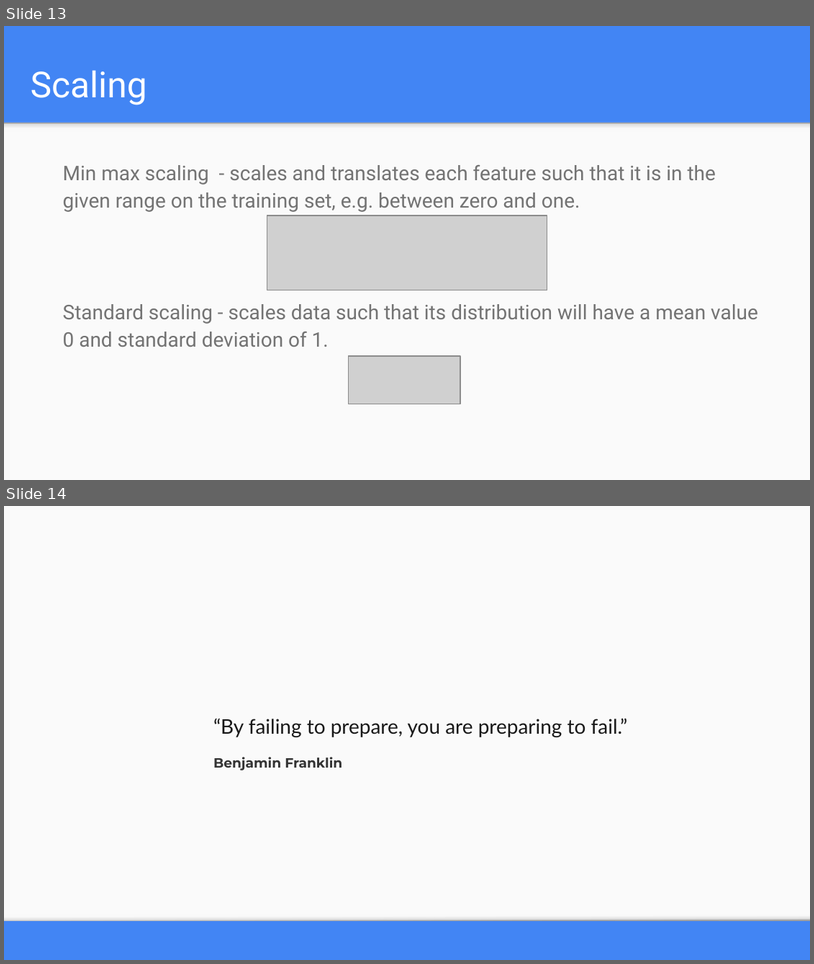
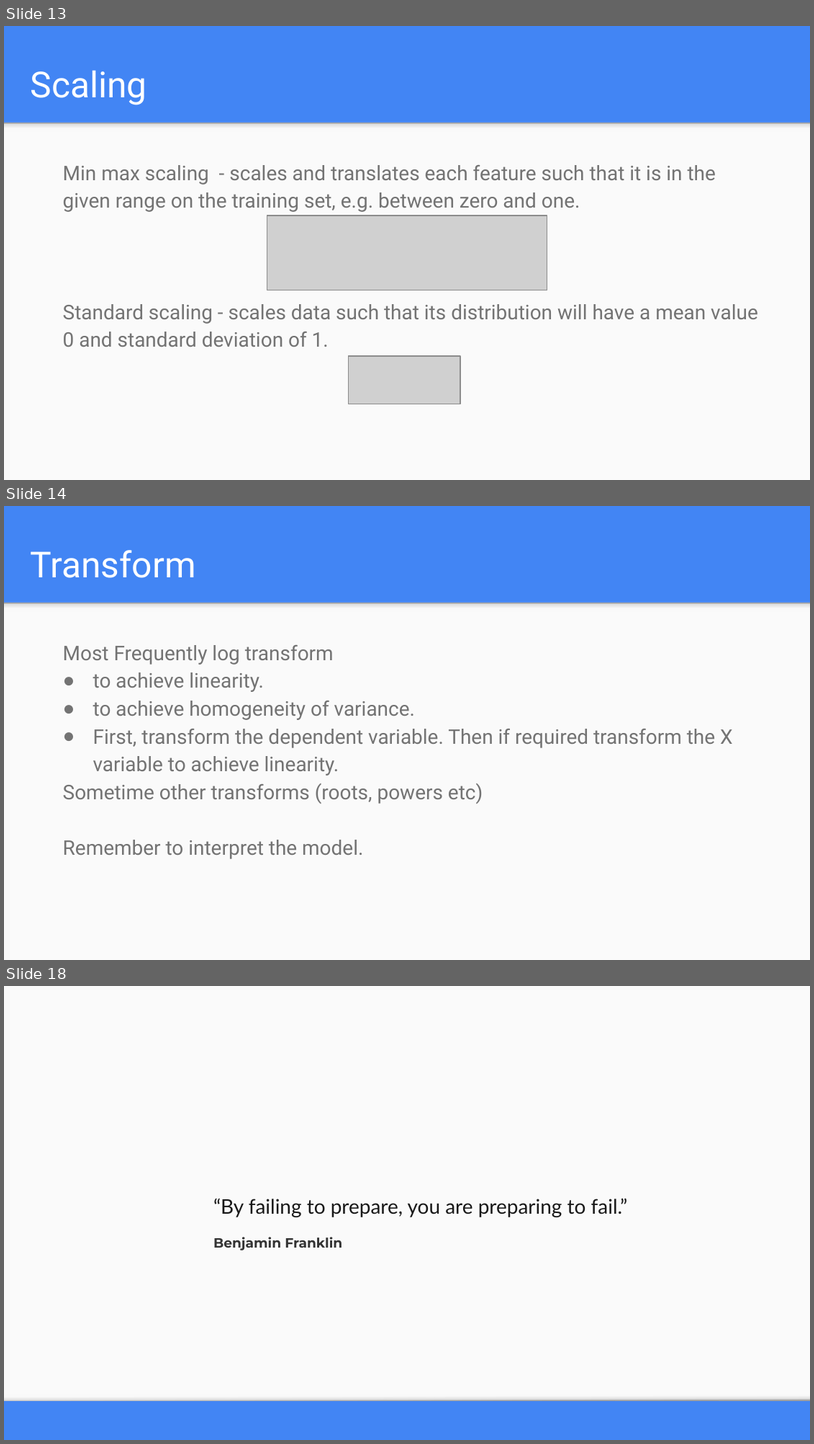
Before and after one commit to yantraguru/ml_course_2019, a slide deck: week 03/Week 03_Preprocessing.pptx. Shown one above the other, each under a label of ours: slides 13 and 14 before the commit, slides 13, 14 and 18 after it; the slides between them are not shown. The pictures are 814x964 and 814x1444 pixels, drawn with LibreOffice and Linux fonts; fonts in the diff are those of the drawing; grey boxes stand for pictures. Boxes give left, top, right and bottom in pixels: in the first picture for what was removed or moved away, otherwise in the second. Text is boxed around its words. In the diff, an @@ line names an element or a change of style, - is before the commit and + after.

```diff
--- a/week 03/Week 03_Preprocessing.pptx
+++ b/week 03/Week 03_Preprocessing.pptx
@@ slide 14 added at bbox=[4, 506, 810, 960], background #4285F4; not listed: 2 template elements that a slide beside it also shows @@
@@ title added at bbox=[31, 550, 196, 578], 32 pt, text #FFFFFF @@
+Transform
@@ text added at bbox=[63, 645, 733, 859], 18 pt, text #737373 @@
+Most Frequently log transform
+● to achieve linearity.
+● to achieve homogeneity of variance.
+● First, transform the dependent variable. Then if required transform the X variable to achieve linearity.
+Sometime other transforms (roots, powers etc)
+Remember to interpret the model.
@@ what was slide 14 is now slide 18 @@
```
Also in this commit, not shown: 1 slide changed, 3 other slides added, 7 other files.
